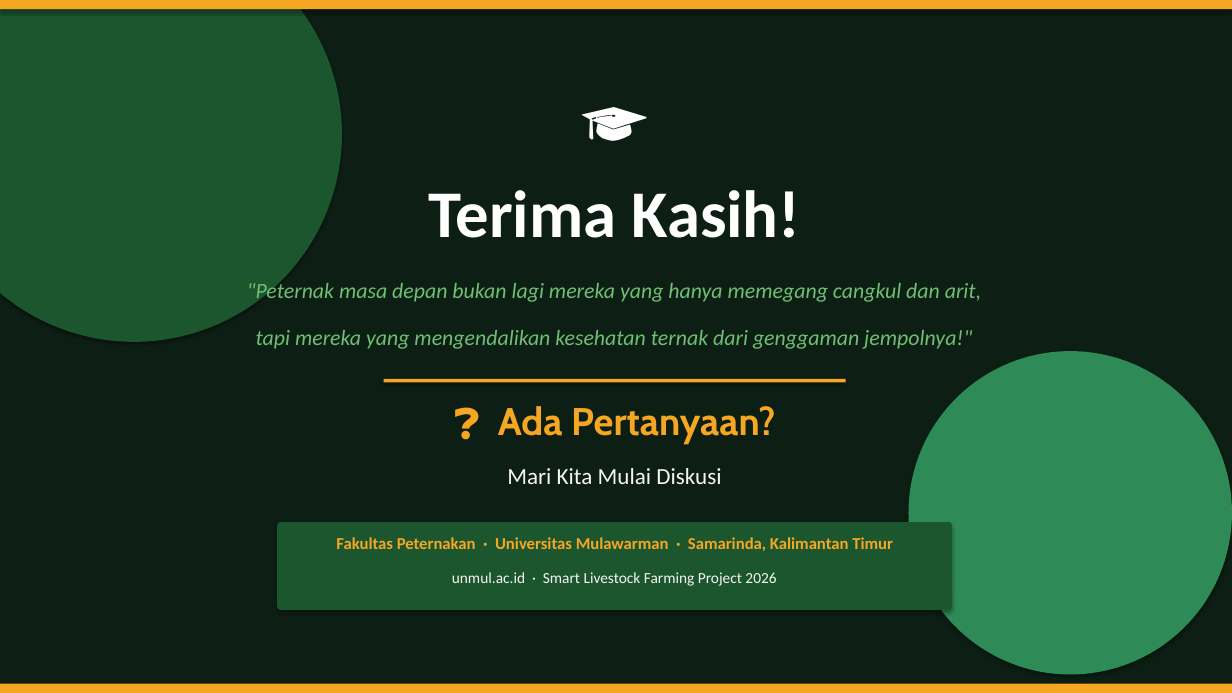
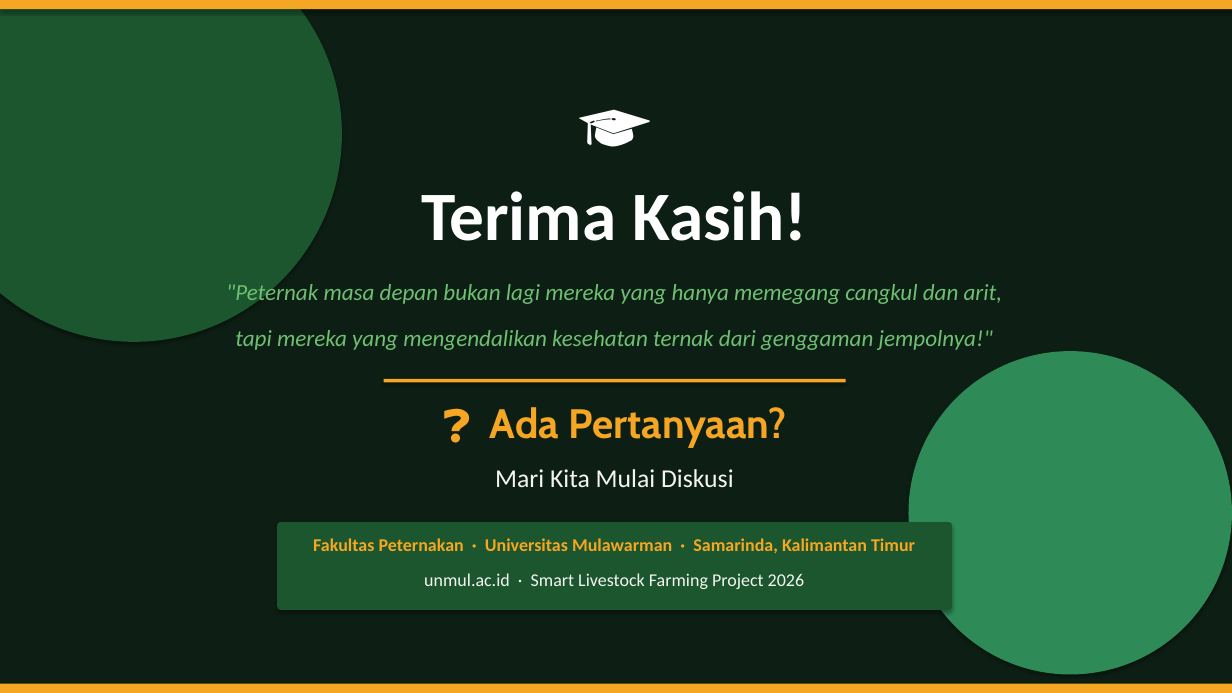
Before and after one commit to antonprafanto/praktik_PTK2026, a slide deck: slide 22 of IoT_untuk_Peternakan_UNMUL.pptx. Drawn at 1232x693 pixels with LibreOffice and Linux fonts; fonts in the diff are those of the drawing. Boxes give left, top, right and bottom in pixels: in the first picture for what was removed or moved away, otherwise in the second. Text is boxed around its words. In the diff, an @@ line names an element or a change of style, - is before the commit and + after.

Commit message:
Update PPT: revisi manual dari dosen

```diff
--- a/IoT_untuk_Peternakan_UNMUL.pptx
+++ b/IoT_untuk_Peternakan_UNMUL.pptx
@@ text "🎓" at bbox=[541, 69, 689, 172]: size 55 to 60 pt @@
@@ text "Terima Kasih!" at bbox=[421, 191, 807, 241]: size 52 to 54 pt @@
@@ text ""Peternak masa depan bukan lagi ..." at bbox=[226, 280, 1003, 306]: size 17 to 18 pt @@
@@ text "tapi mereka yang mengendalikan kesehatan ..." at bbox=[235, 330, 993, 350]: size 17 to 18 pt @@
@@ text "❓ Ada Pertanyaan?" at bbox=[490, 407, 786, 448]: size 30 to 32 pt @@
@@ text "Mari Kita Mulai Diskusi" at bbox=[495, 469, 734, 487]: size 18 to 20 pt @@
@@ text "Fakultas Peternakan · Universitas Mulawarman ..." at bbox=[313, 538, 915, 553]: size 13 to 14 pt @@
@@ text "unmul.ac.id · Smart Livestock Farming ..." at bbox=[424, 573, 804, 589]: size 12 to 14 pt @@
```
Also in this commit, not shown: 17 other slides changed.
